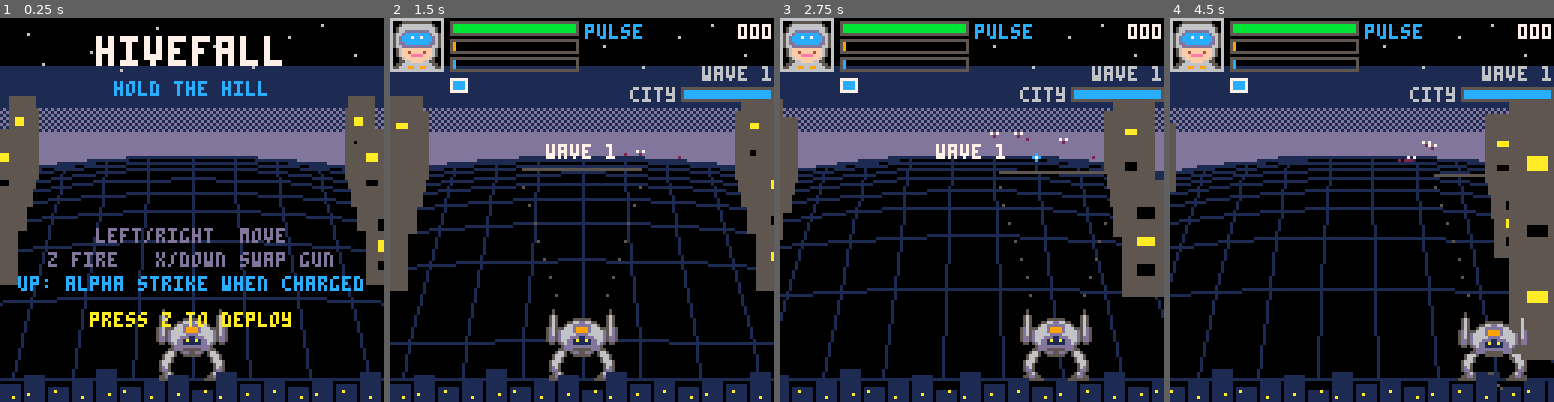
Above: before the commit, frames 1-4 (left to right).
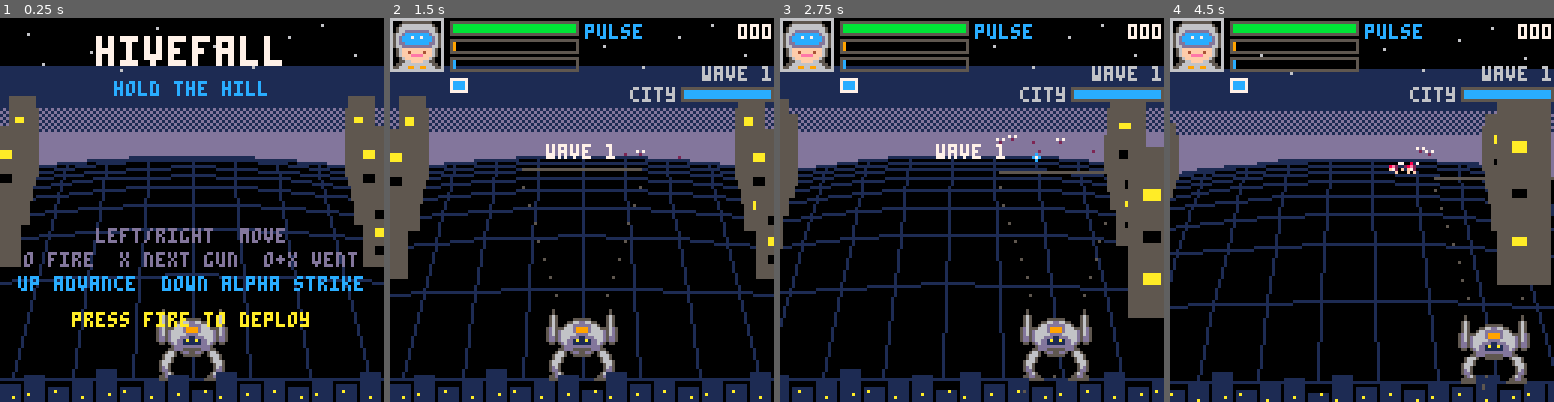
Above: after the commit, the same moments.

Repository: drachis/carts
Game: PICO-8 cartridge proj/hivefall/hivefall.p8
The game is run twice, just before and just after one commit, with the same random seed, the same clock (stepped at 60 frames per second) and the same inputs.
Inputs:
- Up to frame 1 (0.25 s): no input
- Up to frame 2 (1.5 s): tap X (X key) at 0.33, 1.07 s; tap O (Z key) at 0.7 s
- Up to frame 3 (2.75 s): hold Right 1.6-2.1 s; tap O (Z key) at 1.7, 2.1, 2.5 s; tap X (X key) at 1.85 s; hold Up 2.15-2.42 s; hold Right from 2.47 s (still down)
- Up to frame 4 (4.5 s): tap O (Z key) every 0.4 s from 2.9 to 4.1 s; tap X (X key) at 2.97, 4.08 s; release Right at 3.03 s; hold Left 3.08-3.58 s; hold Down 3.63-3.97 s; hold Right from 4.02 s (still down)

The runs differ from the first frame. In frame 1, 12% of the frame differs, in the area x 0-100%, y 27-90%; in frame 2, 12%; in frame 3, 6.8%; in frame 4, 18%, in the area x 0-100%, y 1-100%.

Commit message:
hivefall: up boosts, o+x vents, alpha on down, a trigger safety after refits, the street stops on a clear hill (5405 tokens)
Co-Authored-By: Claude Opus 5.5 <noreply@anthropic.com>

Diff:
--- a/proj/hivefall/data.lua
+++ b/proj/hivefall/data.lua
@@ -41,6 +41,10 @@
 block=0.8333
 drop_speed=0.015
 chill_frames=240
+vent_delay=12
+vent_rate=1.5
+boost_speed=0.008
+snd_vent=18
 cone_base=7
 max_heat=100
 restart_heat=50
@@ -64,7 +68,7 @@
 
 -- what a new run starts from; reset() parses these
 player_start="x=0,vx=0,armor=100,max_armor=100,heat=0,weapon=1,hurt_flash=0,muzzle=0,recoil=0,gun_side=1,alpha=0,chill=0,cooling=0.35,power=1,haste=1,agility=1,cone=0.3"
-run_start="score=0,shake=0,freeze=0,white=0,grid_flash=0,combo=0,combo_wait=0,charge=0,dying=0,bark_wait=0,over_wait=0,city=100,city_flash=0"
+run_start="score=0,shake=0,freeze=0,white=0,grid_flash=0,combo=0,combo_wait=0,charge=0,dying=0,bark_wait=0,over_wait=0,city=100,city_flash=0,x_held=0,boost=0"
 
 -- cooldown is in frames (60 a second); speed is depth per frame;
 -- spread is sideways scatter; splash is a blast radius; range is how
--- a/proj/hivefall/foes.lua
+++ b/proj/hivefall/foes.lua
@@ -52,7 +52,7 @@
 
 function update_foes()
  for foe in all(foes) do
-  foe.z=max(foe.z-foe.speed,foe.halt)
+  foe.z=max(foe.z-foe.speed-boost,foe.halt)
   foe.flash-=1
   foe.age+=1
   if foe.z<3 and foe.track==1 then
@@ -74,7 +74,7 @@
    if abs(foe.x-player.x)<8+8*foe.size then
     hurt_player(foe.bite)
    elseif foe.points>0 then
-    hurt_city(foe.bite/2)
+    hurt_city(foe.bite/2,foe.sx)
    end
   end
  end
@@ -159,7 +159,7 @@
 
 function update_drops()
  for drop in all(drops) do
-  drop.z-=drop_speed
+  drop.z-=drop_speed+boost
   if drop.z<=1 then
    del(drops,drop)
    if abs(drop.x-player.x)<16 then collect(drop) end
--- a/proj/hivefall/main.lua
+++ b/proj/hivefall/main.lua
@@ -2,7 +2,7 @@
 -- callbacks. states: title, play, shop (pick an upgrade), over.
 
 function reset()
- foes,shots,sparks,rings,popups,drops={},{},{},{},{},{}
+ foes,shots,sparks,rings,popups,drops,ruin={},{},{},{},{},{},{}
  parse_record(run_start,",",_ENV)
  player=parse_record(player_start,",")
  boss,alpha_told=nil
@@ -16,8 +16,13 @@
  end
 end
 
--- a foe that gets past the mech is loose in the city behind it
-function hurt_city(amount)
+-- a foe that gets past the mech is loose in the city behind it, and
+-- wrecks the rooftop where it went in (sx is where on the screen)
+function hurt_city(amount,sx)
+ sx=sx or 64
+ local roof=mid(1,(sx+camera_x*1.2+24)\8,#skyline)
+ ruin[roof]=(ruin[roof] or 0)+1
+ burst(sx,120,12,9,3)
  if city_flash==0 then bark("they're in the city!") end
  city-=amount
  city_flash=30
@@ -41,6 +46,7 @@
    bark(weapon.name.." online")
   end
  end
+ safety=true
  sfx(snd_wave)
 end
 
@@ -53,7 +59,7 @@
  if combo_wait==0 then combo=0 end
  if dying>0 then return update_dying() end
  if #groups>0 then
-  group_wait-=1
+  group_wait-=1+boost*250
   if #foes==0 then group_wait=min(group_wait,45) end
   if group_wait<=0 then
    local parts=split(deli(groups,1),"*")
@@ -183,7 +189,7 @@
  local ready=charge>=alpha_cost
  bar(21,14,40,player.alpha>0 and player.alpha/alpha_frames or charge/alpha_cost,
   (ready or player.alpha>0) and blink and 7 or 12)
- if ready then print("up:alpha!",65,14,blink and 7 or 12) end
+ if ready then print("dn:alpha!",65,14,blink and 7 or 12) end
 
  local current=weapon_specs[player.weapon]
  print(current.name,65,2,current.wait>0 and 5 or current.colour)
@@ -224,7 +230,7 @@
   print(pick.name,x+3,54,i==chosen and 10 or 6)
   print(pick.blurb,x+3,64,13)
  end
- centred("left/right, z to fit",82,6)
+ centred("left/right, fire to fit",82,6)
 end
 
 function _draw()
@@ -252,15 +258,15 @@
   print("\^w\^thivefall",32,6,7)
   centred("hold the hill",21,12)
   centred("left/right  move",70,13)
-  centred("z fire   x/down swap gun",78,13)
-  centred("up: alpha strike when charged",86,12)
-  if tick%60<40 then centred("press z to deploy",98,10) end
+  centred("o fire  x next gun  o+x vent",78,13)
+  centred("up advance  down alpha strike",86,12)
+  if tick%60<40 then centred("press fire to deploy",98,10) end
  else
   rectfill(20,44,107,84,0)
   rect(20,44,107,84,game_won and 11 or 8)
   centred(over_text,50,7)
   centred("score "..score.."00",60,10)
   centred("wave "..wave,68,6)
-  if over_wait==0 then centred("press z",76,13) end
- end
-end
+  if over_wait==0 then centred("press fire",76,13) end
+ end
+end
--- a/proj/hivefall/mech.lua
+++ b/proj/hivefall/mech.lua
@@ -8,7 +8,7 @@
  player.x=mid(-62,player.x+player.vx,62)
  camera_x=player.x*0.25
  -- a heavy footfall
- if abs(player.vx)>0.3 and tick%24==0 then
+ if (abs(player.vx)>0.3 or boost>0) and tick%24==0 then
   local sx,sy=project(player.x,1,0)
   burst(sx,sy,3,5,1)
   shake=max(shake,1.2)
@@ -26,16 +26,34 @@
  end
 
  find_target()
- local step=tonum(btnp(5))-tonum(btnp(3))
- if step!=0 then
-  repeat
-   player.weapon=(player.weapon-1+step)%#weapon_specs+1
-   local candidate=weapon_specs[player.weapon]
-  until candidate.wave<=wave
-   and (candidate.ammo==0 or candidate.rounds>0)
-  sfx(snd_switch)
- end
- if btnp(2) and charge>=alpha_cost then start_alpha() end
+ -- a tap of x is the next gun; x held along with fire vents heat
+ if btn(5) then
+  x_held=min(x_held+1,99)
+ else
+  if x_held>0 and x_held<=vent_delay then
+   repeat
+    player.weapon=player.weapon%#weapon_specs+1
+    local candidate=weapon_specs[player.weapon]
+   until candidate.wave<=wave
+    and (candidate.ammo==0 or candidate.rounds>0)
+   sfx(snd_switch)
+  end
+  x_held=0
+ end
+ local venting=btn(4) and x_held>vent_delay
+ if venting then
+  player.heat=max(player.heat-vent_rate)
+  if tick%6==0 then
+   local sx,sy=project(player.x,1,16)
+   burst(sx+rnd(20)-10,sy,2,6,1,-0.06)
+   sfx(snd_vent)
+  end
+ end
+ if btnp(3) and charge>=alpha_cost then start_alpha() end
+ -- up pushes forward: everything on the hill closes faster
+ boost=btn(2) and boost_speed or 0
+ -- fire has to be let go once after a refit before the guns answer
+ if not btn(4) then safety=false end
 
  if player.alpha>0 then
   player.alpha-=1
@@ -53,7 +71,8 @@
  end
 
  local weapon=weapon_specs[player.weapon]
- if btn(4) and weapon.wait==0 and not player.overheated then
+ if btn(4) and weapon.wait==0 and not player.overheated
+  and not venting and not safety then
   if weapon.ammo>0 and weapon.rounds<=0 then
    bark(weapon.name.." is dry")
    player.weapon=1
@@ -220,7 +239,7 @@
 
 function draw_player()
  local sx,sy=project(player.x,1,0)
- local frame=abs(player.vx)>0.15 and tick\8%2 or 0
+ local frame=(abs(player.vx)>0.15 or boost>0) and tick\8%2 or 0
  if player.hurt_flash>0 and tick%4<2 then
   for colour=1,15 do pal(colour,8) end
  elseif player.alpha>0 and tick%4<2 then
--- a/proj/hivefall/tests/test_boot.lua
+++ b/proj/hivefall/tests/test_boot.lua
@@ -21,7 +21,8 @@
   held[n\120%2]=true
   held[4]=n%90<60
   held[5]=n%200==0
-  held[3]=n%330==0
+  held[2]=n%330<40
+  if n%500<30 then held[4],held[5]=true,true end
  end
  if n==1500 then open_shop() end
  if n==1700 then
@@ -31,7 +32,7 @@
  if n==1800 then
   boss.z=2.5
   charge=alpha_cost
-  held[2]=true
+  held[3]=true
   add(drops,{x=player.x,z=1.3,kind="cool",colour=12})
   add(drops,{x=0,z=3,kind="flak",colour=9,weapon=weapon_specs.flak})
  end
--- a/proj/hivefall/tests/test_feel.lua
+++ b/proj/hivefall/tests/test_feel.lua
@@ -5,7 +5,8 @@
 -- the bot walks under the nearest foe, sidesteps a spit that is close,
 -- holds fire while it has the heat to spare, swaps weapon when the one in
 -- hand is reloading or has nothing in range, uses alpha when it has it and
--- takes the middle upgrade, and walks to a drop when nothing is close. it is a crude player: it measures how much is
+-- takes the middle upgrade, and walks to a drop when nothing is close.
+-- it never boosts and never vents. it is a crude player: it measures how much is
 -- going on and whether a plain strategy survives, not whether the game is
 -- fun. spawns are random, so runs differ; that is why there are three.
 --
@@ -78,8 +79,8 @@
  if goal<player.x-3 then held[0]=true end
 
  local weapon=weapon_specs[player.weapon]
- held[4]=player.heat+weapon.heat<max_heat
- held[2]=charge>=alpha_cost
+ held[4]=not safety and player.heat+weapon.heat<max_heat
+ held[3]=charge>=alpha_cost
  held[5]=n%10==0 and (weapon.wait>20
   or nearest and not player.target and n%40==0)
 end
--- a/proj/hivefall/tests/test_weapons.lua
+++ b/proj/hivefall/tests/test_weapons.lua
@@ -64,14 +64,14 @@
   next_case()
  end
  held={[4]=true}
- player.heat,player.overheated=0,false
+ player.heat,player.overheated,safety=0,false,false
  for weapon in all(weapon_specs) do weapon.rounds=weapon.ammo end
 
  if staged then
   held[1]=true
   if n==staged+70 then
    charge=alpha_cost
-   held[2]=true
+   held[3]=true
   end
  elseif victim.hp<=0 then
   printh(weapon_specs[weapon_index].name.." kills "
--- a/proj/hivefall/world.lua
+++ b/proj/hivefall/world.lua
@@ -4,6 +4,7 @@
 tick=0
 -- how far the mech has advanced up the street, wrapping every five deep
 travel=0
+scroll_rate=0
 
 -- world (x across, z depth, h height) to screen. x and h are in pixels as
 -- they appear at the mech's line; things shrink and close up toward the
@@ -80,12 +81,25 @@
  end
 end
 
--- the rooftops the mech is standing among; they flash when the city is hit
+-- the rooftops the mech is standing among. they flash when the city is
+-- hit; one that has been hit (`ruin`) is shorter, dark, broken and burning.
 function draw_city_front()
  for i,height in ipairs(skyline) do
   local x=i*8-24-camera_x*1.2
-  rectfill(x,127-height/2,x+6,127,city_flash>0 and tick%4<2 and 8 or 1)
-  pset(x+1+i%4,126-i%3,10)
+  local damage=ruin[i] or 0
+  local top=127-max(1,height/2-damage*2)
+  local colour=damage>0 and 5 or 1
+  if city_flash>0 and tick%4<2 then colour=8 end
+  rectfill(x,top,x+6,127,colour)
+  if damage==0 then
+   pset(x+1+i%4,126-i%3,10)
+  else
+   pset(x+i%5,top,0)
+   pset(x+3+i%3,top,0)
+   if rnd()<0.04*damage then
+    burst(x+3,top,1,rnd{8,9,10},0.6,-0.04)
+   end
+  end
  end
 end
 
@@ -130,7 +144,14 @@
  if shake<0.3 then shake=0 end
  grid_flash=max(grid_flash-1)
  city_flash=max(city_flash-1)
- travel=(travel+scroll_speed)%5
+ -- the street rolls while there is something to advance on, faster under
+ -- boost, and eases to a stop when the hill is clear
+ local rate=0
+ if state=="play" then
+  rate=(#foes>0 and scroll_speed or 0)+boost*4
+ end
+ scroll_rate+=(rate-scroll_rate)*0.05
+ travel=(travel+scroll_rate)%5
  white=max(white-1)
 end
 
Not shown, changed: the sound effects (__sfx__) section of proj/hivefall/hivefall.p8
Not shown, changed: the sound effects (__sfx__) section of proj/hivefall/tests/test_boot.p8
Not shown, changed: the sound effects (__sfx__) section of proj/hivefall/tests/test_feel.p8
Not shown, changed: the sound effects (__sfx__) section of proj/hivefall/tests/test_weapons.p8
Not shown, changed: proj/hivefall/DESIGN.md
Not shown, changed: proj/hivefall/gen_cart.py
Not shown, added: proj/hivefall/run.log
